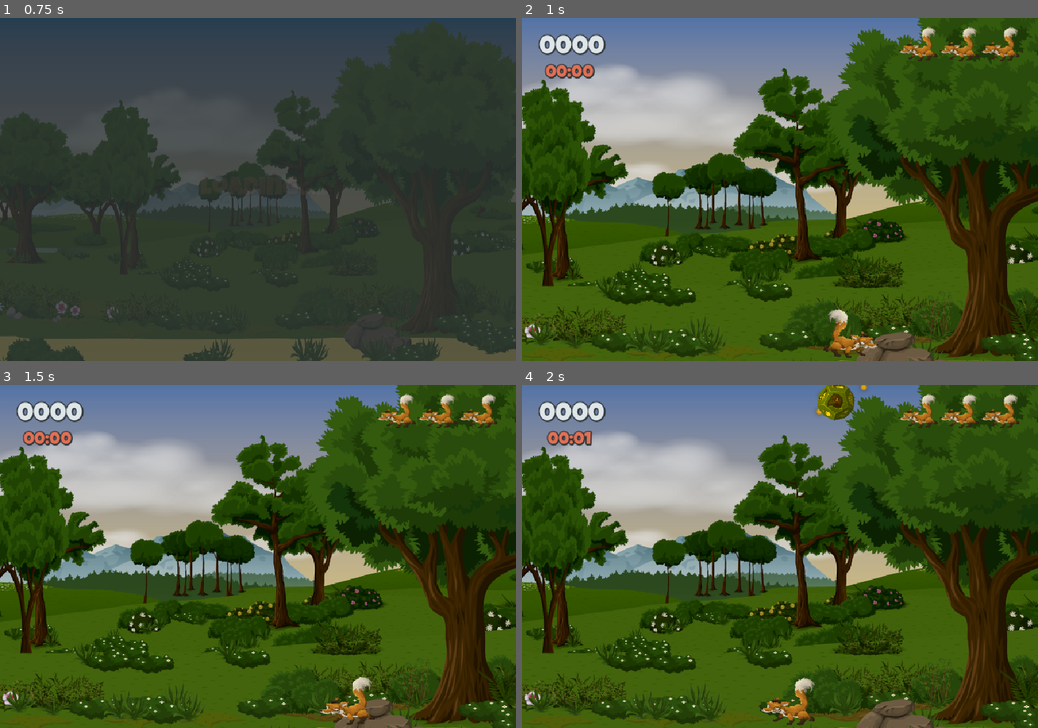
Above: before the commit, frames 1-4 (two rows, left to right).
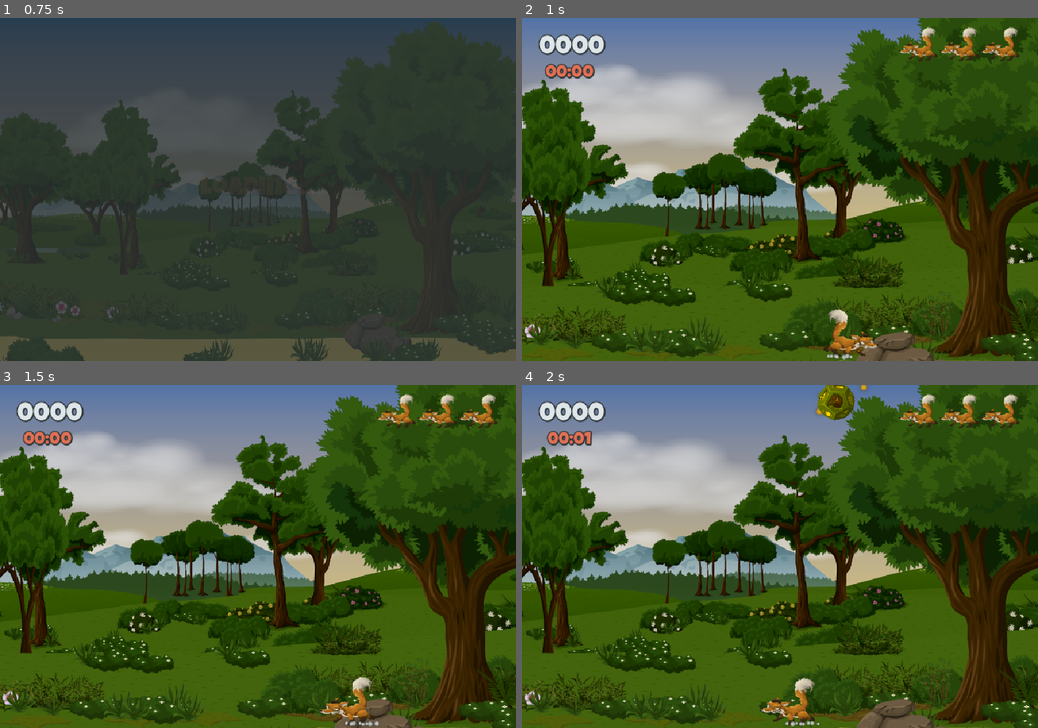
Above: after the commit, the same moments.

Repository: Newton-Duarte/godot-dice-catcher
Game: Godot game, scene res://scenes/main.tscn
Same seed, same stepped clock (60 frames per second), same inputs: the game is played once before the commit and once after it.
Inputs:
- Up to frame 1 (0.75 s): tap Enter (ui_accept) at 0.5 s; hold Right (ui_right) from 0.53 s (still down)
- Up to frame 2 (1 s): keep holding Right (ui_right); tap Enter (ui_accept) at 0.77 s
- Up to frame 3 (1.5 s): release Right (ui_right) at 1.28 s; hold Left (ui_left) from 1.28 s (still down)
- Up to frame 4 (2 s): keep holding Left (ui_left); tap Enter (ui_accept) at 1.52 s

Frame 1 is identical in both runs. In frame 2, less than 0.1% of the frame differs, in the area x 59-65%, y 97-100%; in frame 3, less than 0.1%; in frame 4, less than 0.1%, in the area x 51-58%, y 97-100%.

Commit message:
feat: add particles to fox and fix collision shape

Diff:
--- a/scenes/fox.tscn
+++ b/scenes/fox.tscn
@@ -3,9 +3,10 @@
 [ext_resource type="Script" uid="uid://b8hca1reqqswy" path="res://scripts/fox.gd" id="1_35nom"]
 [ext_resource type="Texture2D" uid="uid://c521h60u1k7mt" path="res://assets/Fox.png" id="1_q320a"]
 [ext_resource type="AudioStream" uid="uid://c2yrri0xe238e" path="res://assets/eating.wav" id="2_ufccv"]
+[ext_resource type="Texture2D" uid="uid://61tagt76j248" path="res://assets/circle_05.png" id="4_3u0el"]
 
-[sub_resource type="CircleShape2D" id="CircleShape2D_ufccv"]
-radius = 58.00862
+[sub_resource type="CapsuleShape2D" id="CapsuleShape2D_3u0el"]
+height = 92.0
 
 [sub_resource type="Animation" id="Animation_35nom"]
 length = 0.001
@@ -54,8 +55,9 @@
 texture = ExtResource("1_q320a")
 
 [node name="CollisionShape2D" type="CollisionShape2D" parent="." unique_id=1560498745]
-position = Vector2(4, 3)
-shape = SubResource("CircleShape2D_ufccv")
+position = Vector2(-5, 15)
+rotation = 1.5707964
+shape = SubResource("CapsuleShape2D_3u0el")
 
 [node name="Sounds" type="AudioStreamPlayer2D" parent="." unique_id=1076716333]
 stream = ExtResource("2_ufccv")
@@ -64,4 +66,18 @@
 [node name="AnimationPlayer" type="AnimationPlayer" parent="." unique_id=858529616]
 libraries/ = SubResource("AnimationLibrary_brrv0")
 
+[node name="CPUParticles2D" type="CPUParticles2D" parent="." unique_id=1850430208]
+position = Vector2(0, 43)
+emitting = false
+texture = ExtResource("4_3u0el")
+lifetime = 0.15000000000000002
+speed_scale = 0.75
+emission_shape = 6
+emission_ring_inner_radius = 0.8
+emission_ring_radius = 1.0
+gravity = Vector2(80, 0)
+scale_amount_min = 0.03
+scale_amount_max = 0.05
+color = Color(0.8745098, 0.9019608, 0.9137255, 1)
+
 [connection signal="area_entered" from="." to="." method="_on_area_entered"]
--- a/scripts/fox.gd
+++ b/scripts/fox.gd
@@ -1,6 +1,8 @@
 class_name Fox
 
 extends Area2D
+
+const EXPLOSION = preload("uid://dwvkskgguox8e")
 
 signal dice_caught(dice: Dice)
 
@@ -9,6 +11,7 @@
 @onready var sprite_2d: Sprite2D = $Sprite2D
 @onready var sounds: AudioStreamPlayer2D = $Sounds
 @onready var animation_player: AnimationPlayer = $AnimationPlayer
+@onready var cpu_particles_2d: CPUParticles2D = $CPUParticles2D
 
 @export var speed: float = 300.0
 
@@ -21,14 +24,26 @@
 	var direction = Input.get_axis("ui_left", "ui_right")
 	if is_zero_approx(direction):
 		animation_player.play("RESET")
+		cpu_particles_2d.emitting = false
 	elif !is_zero_approx(direction):
 		animation_player.play("walk")
+		cpu_particles_2d.emitting = true
 		sprite_2d.flip_h = direction > 0.0
 	var new_pos_x = position.x + speed * direction * delta
 	position.x = clampf(new_pos_x, viewport_rect.position.x + EDGE_SPRITE_MARGIN, viewport_rect.end.x - EDGE_SPRITE_MARGIN)
 
+func show_explosion(dice: Dice) -> void:
+	var explosion_scene = EXPLOSION.instantiate()
+	explosion_scene.global_position = dice.global_position
+	if dice.is_rare:
+		explosion_scene.is_rare = true
+	elif dice.is_bad:
+		explosion_scene.is_bad = true
+	get_parent().add_child(explosion_scene)
+
 func _on_area_entered(area: Area2D) -> void:
 	if area is Dice:
+		show_explosion(area)
 		dice_caught.emit(area)
 		sounds.pitch_scale = randf_range(0.75, 1.5)
 		sounds.play()
